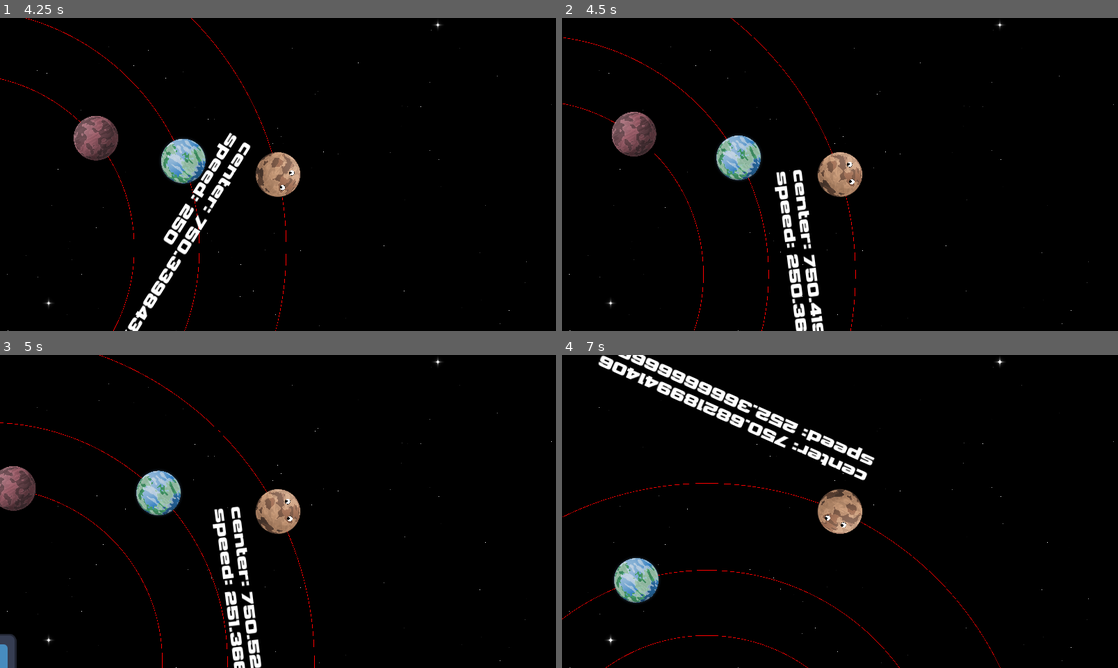
Above: before the commit, frames 1-4 (two rows, left to right).
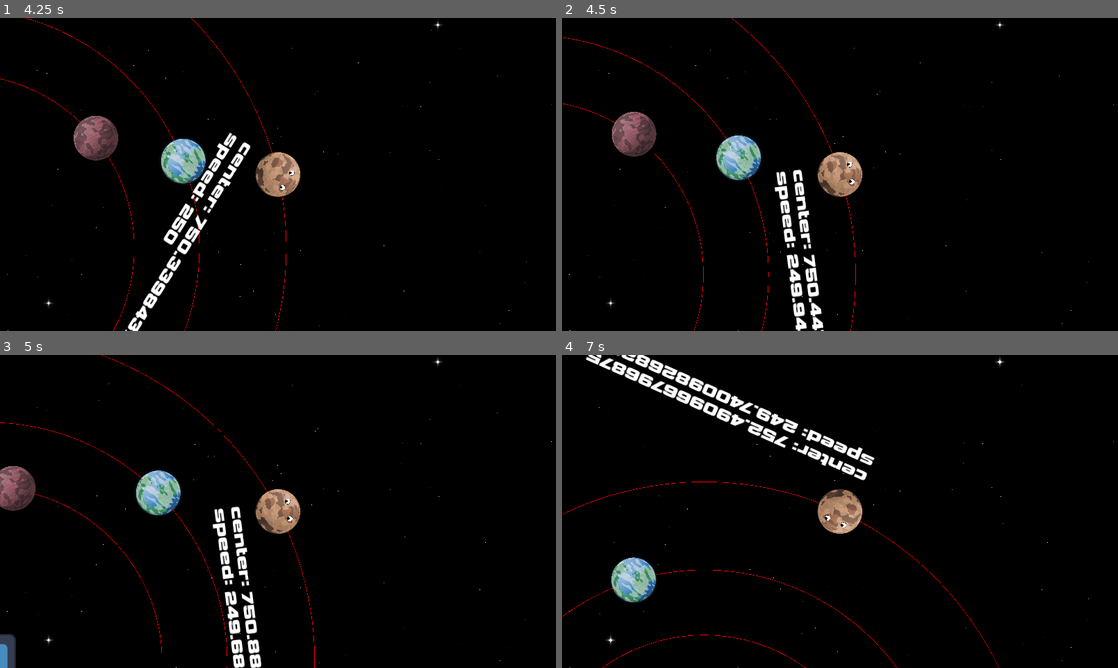
Above: after the commit, the same moments.

Repository: AnEvilPenguin/Pirate-Jam-16
Game: Godot game, scene res://Controllers/GameController/GameController.tscn
Same seed, same stepped clock (60 frames per second), same inputs: the game is played once before the commit and once after it. The engine's default icon, where the game draws it, is replaced by a stand-in: a white triangle on a blue panel in a dark square.
Inputs (mouse positions are in pixels of both pictures, inside the frame that each line leads up to):
- Up to frame 1 (4.25 s): click "NEW GAME" at 0.5 s; click "Next -->" at 1.25 s; click "<-- Previous" at 2 s; click "Next -->" at 2.75 s; click "Finish" at 3.5 s
- Up to frame 2 (4.5 s): tap Enter (ui_accept) at 4.25 s; move the mouse to (962, 158) at 4.27 s; hold Right (ui_right) from 4.28 s (still down); hold Space (add_momentum, bound only after the commit) from 4.28 s (still down)
- Up to frame 3 (5 s): keep holding Right (ui_right); keep holding Space (add_momentum, bound only after the commit); tap Enter (ui_accept) at 4.52 s
- Up to frame 4 (7 s): move the mouse to (728, 527) at 5.02 s; release Space (add_momentum, bound only after the commit) at 5.03 s; tap Space (add_momentum, bound only after the commit) at 5.1, 6.6 s; tap Enter (ui_accept) at 5.27, 6.77 s; move the mouse to (895, 442) at 5.77 s; release Right (ui_right) at 5.78 s; hold Left (ui_left) 5.78-6.53 s; hold Space (add_momentum, bound only after the commit) 5.78-6.53 s; move the mouse to (812, 574) at 6.52 s; hold Right (ui_right) from 6.53 s (still down)

Frame 1 is identical in both runs. In frame 2, 0.3% of the frame differs, in the area x 2-53%, y 0-100%; in frame 3, 0.7%; in frame 4, 2.4%, in the area x 0-79%, y 0-100%.

Commit message:
feat: basic control scheme

Diff:
--- a/Scenes/Planets/Pluto/pluto.gd
+++ b/Scenes/Planets/Pluto/pluto.gd
@@ -3,9 +3,7 @@
 @export
 var speed = 250.0
 
-@export
-var orbitalAcceleration: float = 2.0
-
+# Consider changing acceleration with some control? up/down w/s possibly mouse wheel?
 @export
 var acceleration: float = 2.0
 
@@ -27,8 +25,8 @@
 	_orbitLine.distance = orbitalDistance
 
 func _process(delta):
+	_process_mouse_rotation()
 	_set_player_movement(delta)
-	_process_mouse_rotation()
 
 	if (targetObject):
 		var dirToTarget = global_position - targetObject.global_position;
@@ -36,6 +34,8 @@
 		%Eye2.direction = dirToTarget
 
 func _physics_process(_delta):
+	_orbitLine.distance = orbitalDistance
+
 	var dirToCenter = global_position - _centerPosition
 
 	velocity = dirToCenter.orthogonal().limit_length(speed);
@@ -49,15 +49,21 @@
 	move_and_slide()
 
 func _set_player_movement(delta):
-	# TODO Deal with rotation
-	# TODO rotate towards mouse
-	# TODO set variables based on rotation
-	var change = Input.get_axis("ui_down", "ui_up")
-	orbitalDistance += (change * orbitalAcceleration) * delta
-	_orbitLine.distance = orbitalDistance
+	if (!Input.is_action_pressed("add_momentum")):
+		return
 
-	var speedChange = Input.get_axis("ui_left", "ui_right")
-	speed += (speedChange * acceleration) * delta
+	var dirToCenter = (global_position - _centerPosition).limit_length()
+	var orbitalDir = dirToCenter.orthogonal().limit_length()
+
+	# rotate so forward in same direction as player
+	var forward = Vector2.RIGHT.rotated(rotation)
+
+	var toCenter = dirToCenter.dot(forward)
+	orbitalDistance += (toCenter * acceleration) * delta
+
+	var inOrbit = orbitalDir.dot(forward)
+	speed += (inOrbit * acceleration) * delta
+
 
 func _process_mouse_rotation():
 	var mouseCoords = get_global_mouse_position()
--- a/Scenes/Planets/Pluto/pluto.tscn
+++ b/Scenes/Planets/Pluto/pluto.tscn
@@ -13,6 +13,7 @@
 z_index = 1
 z_as_relative = false
 rotation = 1.5708
+motion_mode = 1
 slide_on_ceiling = false
 script = ExtResource("1_4sphj")
 
--- a/Scenes/solar_system.tscn
+++ b/Scenes/solar_system.tscn
@@ -13,7 +13,6 @@
 
 [node name="Pluto" parent="." node_paths=PackedStringArray("targetObject") instance=ExtResource("2_08sjl")]
 position = Vector2(750, 0)
-motion_mode = 1
 targetObject = NodePath("../Earth")
 
 [node name="Mercury" parent="." instance=ExtResource("3_cuui0")]
--- a/project.godot
+++ b/project.godot
@@ -34,6 +34,15 @@
 
 theme/custom="res://UI/Themes/main_theme.tres"
 
+[input]
+
+add_momentum={
+"deadzone": 0.5,
+"events": [Object(InputEventKey,"resource_local_to_scene":false,"resource_name":"","device":-1,"window_id":0,"alt_pressed":false,"shift_pressed":false,"ctrl_pressed":false,"meta_pressed":false,"pressed":false,"keycode":0,"physical_keycode":32,"key_label":0,"unicode":32,"location":0,"echo":false,"script":null)
+, Object(InputEventMouseButton,"resource_local_to_scene":false,"resource_name":"","device":-1,"window_id":0,"alt_pressed":false,"shift_pressed":false,"ctrl_pressed":false,"meta_pressed":false,"button_mask":1,"position":Vector2(176, 16),"global_position":Vector2(190, 86),"factor":1.0,"button_index":1,"canceled":false,"pressed":true,"double_click":false,"script":null)
+]
+}
+
 [physics]
 
 2d/default_gravity=0.0
